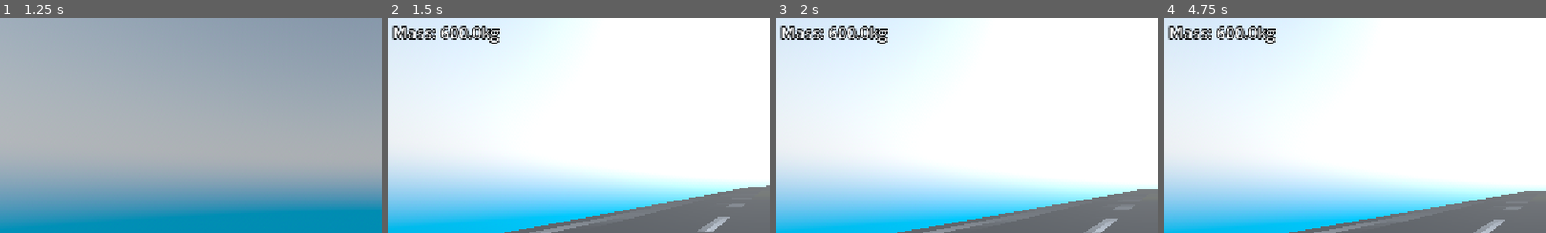
Above: before the commit, frames 1-4 (left to right).
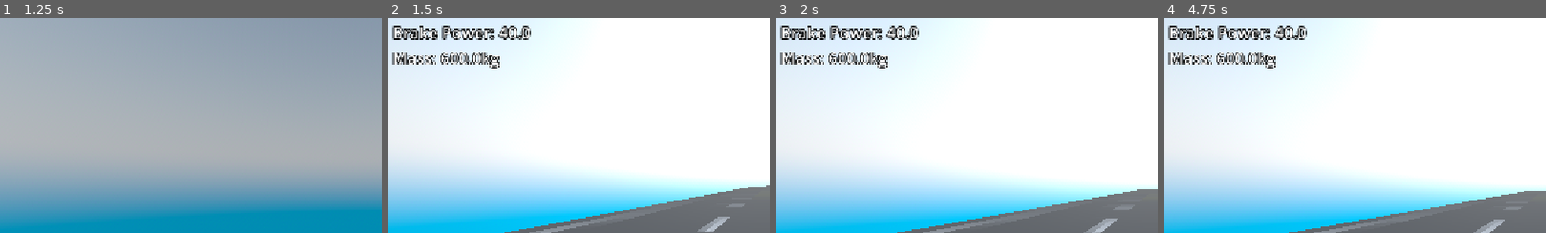
Above: after the commit, the same moments.

Repository: bladeclickers/craft_any_vehicle
Game: Godot game, scene res://scenes/start.tscn
Same seed, same stepped clock (60 frames per second), same inputs: the game is played once before the commit and once after it.
Inputs (mouse positions are % of the whole screen's width and height, from its top left):
- Up to frame 1 (1.25 s): click "Play" at 0.5 s
- Up to frame 2 (1.5 s): click "Play" at 1.25 s
- Up to frame 3 (2 s): no input
- Up to frame 4 (4.75 s): tap Enter at 2 s; move the mouse to (72, 45) at 2.02 s; hold Right (ui_right) 2.03-2.75 s; hold A (a) 2.03-2.75 s; click (72, 45) at 2.17 s; tap D (d) at 2.3 s; tap R (reset) at 2.75 s; drag from (30, 55) to (45, 70) at 2.77 s; click "Play" at 3.5 s; move the mouse to (60, 28) at 4.27 s; hold Right (ui_right) from 4.28 s (still down); hold S (s) from 4.28 s (still down); click (60, 28) at 4.55 s
The pictures show only the part of the screen within x 0-50%, y 12-62%; the shares and areas given below are measured in that part.

Frame 1 is identical in both runs. In frame 2, 2.9% of the frame differs, in the area x 1-38%, y 3-24%; in frame 3, 2.9%; in frame 4, 3.0%.

Commit message:
add wheel selection

Diff:
--- a/assets/base_car.gd
+++ b/assets/base_car.gd
@@ -20,11 +20,18 @@
 
 func _ready() -> void:
 	engine.change_color(Color(0,0,0))
+	for wheel in wheels:
+		wheel.change_color(Color(0,0,0))
 	mass = BASE_MASS + Globals.mass
 
 func _physics_process(delta):
 	if editor_mode:
+		for wheel in wheels:
+			wheel.find_child("StaticBody3D").find_child("CollisionShape3D").disabled = false
 		return
+
+	for wheel in wheels:
+		wheel.find_child("StaticBody3D").find_child("CollisionShape3D").disabled = true
 
 	var speed = linear_velocity.dot(global_transform.basis.z)
 	cam.fov = clamp(lerp(cam.fov, 160 * (speed/40), 2), 80, 120)
--- a/assets/base_car.tscn
+++ b/assets/base_car.tscn
@@ -1,7 +1,11 @@
 [gd_scene format=3 uid="uid://carbat5rk66g0"]
 
 [ext_resource type="Script" uid="uid://tlg06hv6xh6u" path="res://assets/base_car.gd" id="1_5olyx"]
-[ext_resource type="Script" uid="uid://ygdgkle6aa4f" path="res://assets/engine.gd" id="2_1ca31"]
+[ext_resource type="Script" uid="uid://ygdgkle6aa4f" path="res://assets/scripts/engine.gd" id="2_1ca31"]
+[ext_resource type="Script" uid="uid://calafhrv463i8" path="res://assets/scripts/wheel.gd" id="2_h7toe"]
+[ext_resource type="Script" uid="uid://cfyb3y2p56f2r" path="res://assets/scripts/vehicle_wheel_3d_2.gd" id="3_mtj2f"]
+[ext_resource type="Script" uid="uid://cs65cwogeshvi" path="res://assets/scripts/vehicle_wheel_3d_3.gd" id="4_vbq03"]
+[ext_resource type="Script" uid="uid://c3qjrvdox1i85" path="res://assets/scripts/vehicle_wheel_3d_4.gd" id="5_u7av8"]
 
 [sub_resource type="BoxShape3D" id="BoxShape3D_e4klq"]
 size = Vector3(1.2, 1.2, 2.9995117)
@@ -14,6 +18,10 @@
 top_radius = 0.3
 bottom_radius = 0.3
 height = 0.2
+
+[sub_resource type="CylinderShape3D" id="CylinderShape3D_5id6d"]
+height = 0.2
+radius = 0.3
 
 [sub_resource type="StandardMaterial3D" id="StandardMaterial3D_h7toe"]
 albedo_color = Color(0, 0, 0, 1)
@@ -42,10 +50,18 @@
 suspension_stiffness = 60.0
 damping_compression = 2.3
 damping_relaxation = 4.4
+script = ExtResource("2_h7toe")
 
 [node name="MeshInstance3D" type="MeshInstance3D" parent="VehicleWheel3D" unique_id=1890555161]
 transform = Transform3D(0, -1, 0, 1, 0, 0, 0, 0, 1, 0, 0, 0)
 mesh = SubResource("CylinderMesh_e4klq")
+
+[node name="StaticBody3D" type="StaticBody3D" parent="VehicleWheel3D" unique_id=1120835310]
+collision_layer = 2
+
+[node name="CollisionShape3D" type="CollisionShape3D" parent="VehicleWheel3D/StaticBody3D" unique_id=1784773210]
+transform = Transform3D(-4.371139e-08, -1, 0, 1, -4.371139e-08, 0, 0, 0, 1, 0, 0, 0)
+shape = SubResource("CylinderShape3D_5id6d")
 
 [node name="VehicleWheel3D2" type="VehicleWheel3D" parent="." unique_id=1741835340]
 transform = Transform3D(1, 0, 0, 0, 1, 0, 0, 0, 1, 0.6, -0.3, -1.2)
@@ -54,10 +70,18 @@
 suspension_stiffness = 60.0
 damping_compression = 2.3
 damping_relaxation = 4.4
+script = ExtResource("3_mtj2f")
 
 [node name="MeshInstance3D2" type="MeshInstance3D" parent="VehicleWheel3D2" unique_id=795989604]
 transform = Transform3D(0, -1, 0, 1, 0, 0, 0, 0, 1, 0, 0, 0)
 mesh = SubResource("CylinderMesh_e4klq")
+
+[node name="StaticBody3D" type="StaticBody3D" parent="VehicleWheel3D2" unique_id=1755624812]
+collision_layer = 2
+
+[node name="CollisionShape3D" type="CollisionShape3D" parent="VehicleWheel3D2/StaticBody3D" unique_id=731085178]
+transform = Transform3D(-4.371139e-08, -1, 0, 1, -4.371139e-08, 0, 0, 0, 1, 0, 0, 0)
+shape = SubResource("CylinderShape3D_5id6d")
 
 [node name="VehicleWheel3D3" type="VehicleWheel3D" parent="." unique_id=1612102353]
 transform = Transform3D(1, 0, 0, 0, 1, 0, 0, 0, 1, -0.6, -0.3, 1.2)
@@ -67,10 +91,18 @@
 suspension_stiffness = 60.0
 damping_compression = 2.3
 damping_relaxation = 4.4
+script = ExtResource("4_vbq03")
 
 [node name="MeshInstance3D3" type="MeshInstance3D" parent="VehicleWheel3D3" unique_id=1222342919]
 transform = Transform3D(0, 1, 0, -1, 0, 0, 0, 0, 1, 0, 0, 0)
 mesh = SubResource("CylinderMesh_e4klq")
+
+[node name="StaticBody3D" type="StaticBody3D" parent="VehicleWheel3D3" unique_id=1201241858]
+collision_layer = 2
+
+[node name="CollisionShape3D" type="CollisionShape3D" parent="VehicleWheel3D3/StaticBody3D" unique_id=1543375544]
+transform = Transform3D(-4.371139e-08, -1, 0, 1, -4.371139e-08, 0, 0, 0, 1, 0, 0, 0)
+shape = SubResource("CylinderShape3D_5id6d")
 
 [node name="VehicleWheel3D4" type="VehicleWheel3D" parent="." unique_id=195580118]
 transform = Transform3D(1, 0, 0, 0, 1, 0, 0, 0, 1, -0.6, -0.3, -1.2)
@@ -79,10 +111,18 @@
 suspension_stiffness = 60.0
 damping_compression = 2.3
 damping_relaxation = 4.4
+script = ExtResource("5_u7av8")
 
 [node name="MeshInstance3D4" type="MeshInstance3D" parent="VehicleWheel3D4" unique_id=1304060694]
 transform = Transform3D(0, 1, 0, -1, 0, 0, 0, 0, 1, 0, 0, 0)
 mesh = SubResource("CylinderMesh_e4klq")
+
+[node name="StaticBody3D" type="StaticBody3D" parent="VehicleWheel3D4" unique_id=82967413]
+collision_layer = 2
+
+[node name="CollisionShape3D" type="CollisionShape3D" parent="VehicleWheel3D4/StaticBody3D" unique_id=1633625167]
+transform = Transform3D(-4.371139e-08, -1, 0, 1, -4.371139e-08, 0, 0, 0, 1, 0, 0, 0)
+shape = SubResource("CylinderShape3D_5id6d")
 
 [node name="Camera3D" type="Camera3D" parent="." unique_id=1753665445]
 transform = Transform3D(-1, 0, -8.742278e-08, 0, 1, 0, 8.742278e-08, 0, -1, 0, 0.733, -2.6673381)
@@ -98,5 +138,13 @@
 [node name="CollisionShape3D" type="CollisionShape3D" parent="engine" unique_id=249549347]
 shape = SubResource("BoxShape3D_f75wj")
 
+[connection signal="mouse_entered" from="VehicleWheel3D/StaticBody3D" to="VehicleWheel3D" method="_on_static_body_3d_mouse_entered"]
+[connection signal="mouse_exited" from="VehicleWheel3D/StaticBody3D" to="VehicleWheel3D" method="_on_static_body_3d_mouse_exited"]
+[connection signal="mouse_entered" from="VehicleWheel3D2/StaticBody3D" to="VehicleWheel3D2" method="_on_static_body_3d_mouse_entered"]
+[connection signal="mouse_exited" from="VehicleWheel3D2/StaticBody3D" to="VehicleWheel3D2" method="_on_static_body_3d_mouse_exited"]
+[connection signal="mouse_entered" from="VehicleWheel3D3/StaticBody3D" to="VehicleWheel3D3" method="_on_static_body_3d_mouse_entered"]
+[connection signal="mouse_exited" from="VehicleWheel3D3/StaticBody3D" to="VehicleWheel3D3" method="_on_static_body_3d_mouse_exited"]
+[connection signal="mouse_entered" from="VehicleWheel3D4/StaticBody3D" to="VehicleWheel3D4" method="_on_static_body_3d_mouse_entered"]
+[connection signal="mouse_exited" from="VehicleWheel3D4/StaticBody3D" to="VehicleWheel3D4" method="_on_static_body_3d_mouse_exited"]
 [connection signal="mouse_entered" from="engine" to="engine" method="_on_mouse_entered"]
 [connection signal="mouse_exited" from="engine" to="engine" method="_on_mouse_exited"]
--- /dev/null
+++ b/assets/scripts/vehicle_wheel_3d_2.gd
@@ -0,0 +1,14 @@
+extends VehicleWheel3D
+
+@onready var mesh = $MeshInstance3D2
+
+var hovering_wheel = false
+
+func change_color(color: Color):
+	mesh.mesh.material.albedo_color = color
+
+func _on_static_body_3d_mouse_entered() -> void:
+	hovering_wheel = true
+
+func _on_static_body_3d_mouse_exited() -> void:
+	hovering_wheel = false
--- /dev/null
+++ b/assets/scripts/vehicle_wheel_3d_3.gd
@@ -0,0 +1,14 @@
+extends VehicleWheel3D
+
+@onready var mesh = $MeshInstance3D3
+
+var hovering_wheel = false
+
+func change_color(color: Color):
+	mesh.mesh.material.albedo_color = color
+
+func _on_static_body_3d_mouse_entered() -> void:
+	hovering_wheel = true
+
+func _on_static_body_3d_mouse_exited() -> void:
+	hovering_wheel = false
--- /dev/null
+++ b/assets/scripts/vehicle_wheel_3d_4.gd
@@ -0,0 +1,14 @@
+extends VehicleWheel3D
+
+@onready var mesh = $MeshInstance3D4
+
+var hovering_wheel = false
+
+func change_color(color: Color):
+	mesh.mesh.material.albedo_color = color
+
+func _on_static_body_3d_mouse_entered() -> void:
+	hovering_wheel = true
+
+func _on_static_body_3d_mouse_exited() -> void:
+	hovering_wheel = false
--- /dev/null
+++ b/assets/scripts/wheel.gd
@@ -0,0 +1,14 @@
+extends VehicleWheel3D
+
+@onready var mesh = $MeshInstance3D
+
+var hovering_wheel = false
+
+func change_color(color: Color):
+	mesh.mesh.material.albedo_color = color
+
+func _on_static_body_3d_mouse_entered() -> void:
+	hovering_wheel = true
+
+func _on_static_body_3d_mouse_exited() -> void:
+	hovering_wheel = false
--- /dev/null
+++ b/misc/wheel_pane.gd
@@ -0,0 +1,8 @@
+extends Panel
+
+@onready var brake_slider = $brake_slider
+@onready var hp_label = $brake_label
+
+func _process(_delta: float) -> void:
+	Globals.brake_force = brake_slider.value
+	hp_label.text = str(Globals.brake_force)
--- a/scenes/editor.gd
+++ b/scenes/editor.gd
@@ -2,9 +2,16 @@
 
 @onready var car = $BaseCar
 @onready var engine = $BaseCar/engine
+@onready var fr = $"BaseCar/VehicleWheel3D"
+@onready var rr = $"BaseCar/VehicleWheel3D2"
+@onready var fl = $"BaseCar/VehicleWheel3D3"
+@onready var rl = $"BaseCar/VehicleWheel3D4"
+@onready var wheels = [fr, fl, rr, rl]
+
 @onready var car_cam = $BaseCar/Camera3D
 @onready var editor_cam = $pivot/Camera3D
 @onready var engine_pane = $engine_pane
+@onready var wheel_pane = $wheel_pane
 
 func _ready() -> void:
 	car.editor_mode = true
@@ -12,9 +19,30 @@
 	editor_cam.current = true
 
 func _process(_delta: float) -> void:
-	if Input.is_action_just_pressed("select") and engine.mouse_hovering:
-		engine_pane.visible = !engine_pane.visible
+	if engine.mouse_hovering:
+		if Input.is_action_just_pressed("select"):
+			engine_pane.visible = !engine_pane.visible
+			engine.change_color(Color(0, 255, 0) if engine_pane.visible else Color(0, 0, 0))
+
+		if !engine_pane.visible:
+			engine.change_color(Color(0, 0.5, 0))
+	else:
 		engine.change_color(Color(0, 255, 0) if engine_pane.visible else Color(0, 0, 0))
+
+	var hovering_wheel = false
+
+	for wheel in wheels:
+		if wheel.hovering_wheel:
+			hovering_wheel = true
+			if not wheel_pane.visible:
+				wheel.change_color(Color(0, 0.5, 0))
+
+	if hovering_wheel and Input.is_action_just_pressed("select"):
+		wheel_pane.visible = !wheel_pane.visible
+		# same mesh used for all wheels, no use repeating
+		fr.change_color(Color(0, 255, 0) if wheel_pane.visible else Color(0, 0, 0))
+	if not hovering_wheel and not wheel_pane.visible:
+		fr.change_color(Color(0, 0, 0)) # same as above ^
 
 func _on_button_pressed() -> void:
 	get_tree().change_scene_to_file("res://scenes/track.tscn")
--- a/scenes/editor.tscn
+++ b/scenes/editor.tscn
@@ -4,6 +4,7 @@
 [ext_resource type="Script" uid="uid://dtqa5iwsfqqvj" path="res://scenes/editor.gd" id="1_pxqd5"]
 [ext_resource type="Script" uid="uid://l5hgysxvqnos" path="res://misc/pivot.gd" id="3_ba0ut"]
 [ext_resource type="Script" uid="uid://byh3q8tqhceas" path="res://misc/property_pane.gd" id="4_q68jb"]
+[ext_resource type="Script" uid="uid://dydtamj26k5cv" path="res://misc/wheel_pane.gd" id="5_xg7d5"]
 
 [sub_resource type="PhysicalSkyMaterial" id="PhysicalSkyMaterial_pxqd5"]
 ground_color = Color(0, 0.5921569, 1, 1)
@@ -148,4 +149,46 @@
 editable = false
 scrollable = false
 
+[node name="wheel_pane" type="Panel" parent="." unique_id=1620656456]
+visible = false
+offset_right = 299.0
+offset_bottom = 69.0
+script = ExtResource("5_xg7d5")
+
+[node name="brake_label" type="Label" parent="wheel_pane" unique_id=2042511593]
+layout_mode = 0
+offset_left = 258.0
+offset_top = 42.0
+offset_right = 287.0
+offset_bottom = 60.0
+text = "40"
+label_settings = SubResource("LabelSettings_ba0ut")
+
+[node name="Label2" type="Label" parent="wheel_pane" unique_id=845364441]
+layout_mode = 0
+offset_left = 13.0
+offset_top = 42.0
+offset_right = 87.0
+offset_bottom = 60.0
+text = "Brake Power"
+label_settings = SubResource("LabelSettings_ba0ut")
+
+[node name="Label" type="Label" parent="wheel_pane" unique_id=1185376386]
+layout_mode = 0
+offset_left = 12.0
+offset_top = 8.0
+offset_right = 217.0
+offset_bottom = 42.0
+text = "Wheel Properties"
+label_settings = SubResource("LabelSettings_e4klq")
+
+[node name="brake_slider" type="HSlider" parent="wheel_pane" unique_id=2032139938]
+layout_mode = 0
+offset_left = 98.0
+offset_top = 43.0
+offset_right = 252.0
+offset_bottom = 59.0
+max_value = 200.0
+value = 40.0
+
 [connection signal="pressed" from="play" to="." method="_on_button_pressed"]
--- a/scenes/track.gd
+++ b/scenes/track.gd
@@ -5,12 +5,14 @@
 
 @onready var speedometer = $speedometer
 @onready var engine_identifier = $engine_idenfifier
+@onready var brake_identifier = $brake_idenfifier
 @onready var mass_identifier = $mass_idenfifier
 
 func _process(_delta: float) -> void:
 	var speed = car.linear_velocity.dot(car.global_transform.basis.z)
 	speedometer.text = "Speed: " + str(round(speed*10)/10)
 	engine_identifier.text = "Engine: " + Globals.engine_type
+	brake_identifier.text = "Brake Power: " + str(Globals.brake_force)
 	mass_identifier.text = "Mass: " + str(car.mass) + "kg"
 
 	if Input.is_action_just_pressed("reset"):
--- a/scenes/track.tscn
+++ b/scenes/track.tscn
@@ -145,10 +145,18 @@
 text = "Engine: "
 label_settings = SubResource("LabelSettings_7mycd")
 
+[node name="brake_idenfifier" type="Label" parent="." unique_id=958514530]
+offset_left = 7.0
+offset_top = 80.0
+offset_right = 161.0
+offset_bottom = 114.0
+text = "Brake Power:"
+label_settings = SubResource("LabelSettings_7mycd")
+
 [node name="mass_idenfifier" type="Label" parent="." unique_id=463944233]
 offset_left = 7.0
-offset_top = 80.0
+offset_top = 118.0
 offset_right = 97.0
-offset_bottom = 114.0
+offset_bottom = 152.0
 text = "Mass: "
 label_settings = SubResource("LabelSettings_7mycd")
Renamed: assets/engine.gd -> assets/scripts/engine.gd
Renamed: assets/engine.gd.uid -> assets/scripts/engine.gd.uid
Not shown, added: assets/scripts/vehicle_wheel_3d_2.gd.uid
Not shown, added: assets/scripts/vehicle_wheel_3d_3.gd.uid
Not shown, added: assets/scripts/vehicle_wheel_3d_4.gd.uid
Not shown, added: assets/scripts/wheel.gd.uid
Not shown, added: misc/wheel_pane.gd.uid
